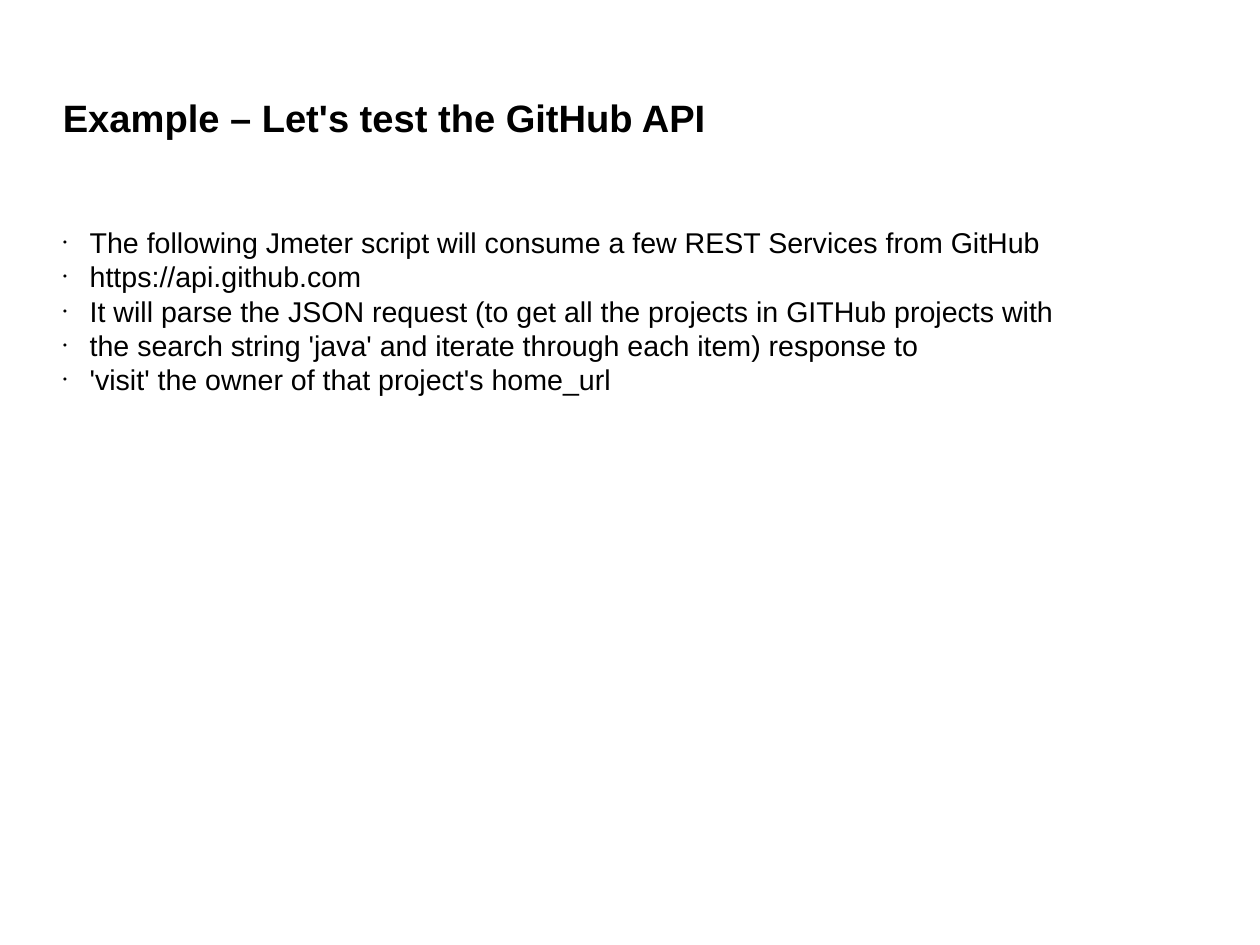
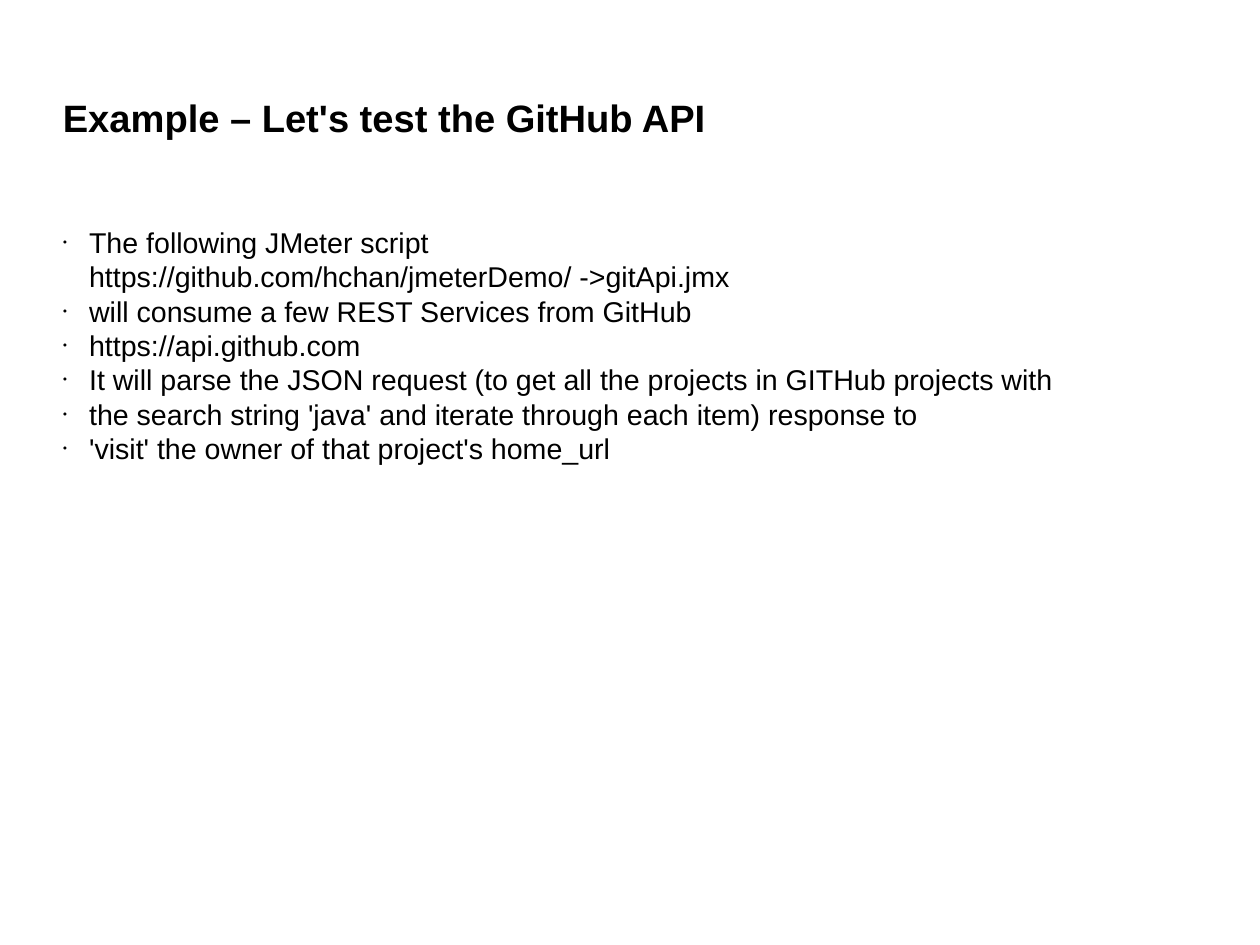
Before and after one commit to hchan/jmeterDemo, a slide deck: slide 4 of jmeterDemo.ppt. Drawn at 1260x945 pixels with LibreOffice and Linux fonts; fonts in the diff are those of the drawing; background and template pictures are left out. Boxes give left, top, right and bottom in pixels: in the first picture for what was removed or moved away, otherwise in the second. Text is boxed around its words. In the diff, an @@ line names an element or a change of style, - is before the commit and + after.

```diff
--- a/jmeterDemo.ppt
+++ b/jmeterDemo.ppt
@@ text at (89,232,729,323): text changed @@
-● The following Jmeter script will consume a few REST Services from GitHub
+● The following JMeter script
+https://github.com/hchan/jmeterDemo/ ->gitApi.jmx
+● will consume a few REST Services from GitHub
```
Also in this commit, not shown: 7 other slides changed, 1 slide added, 1 other file.
